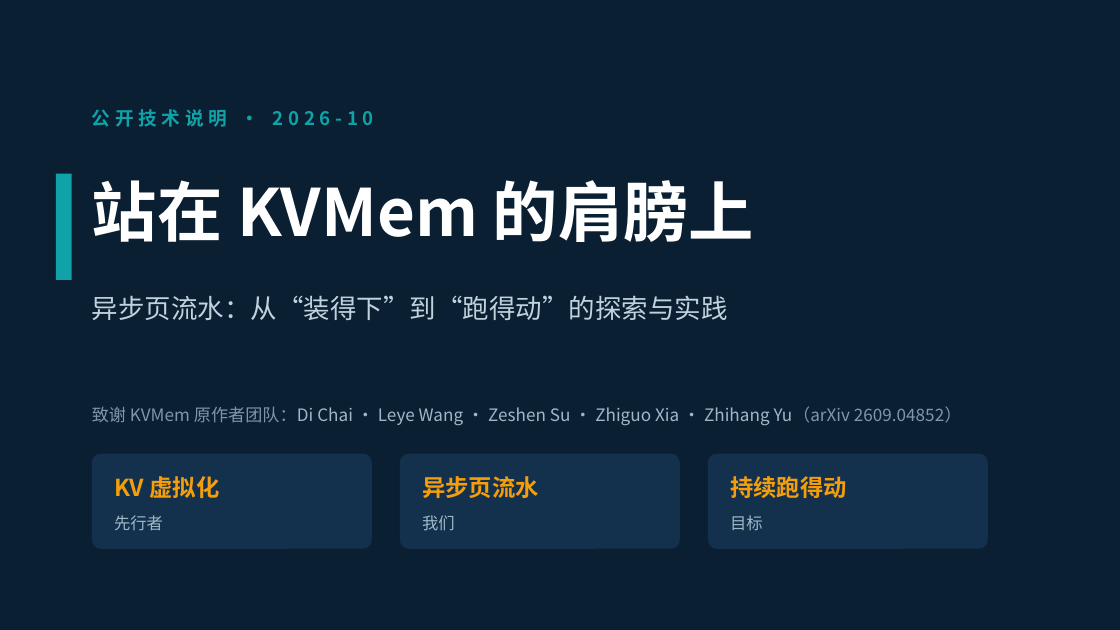
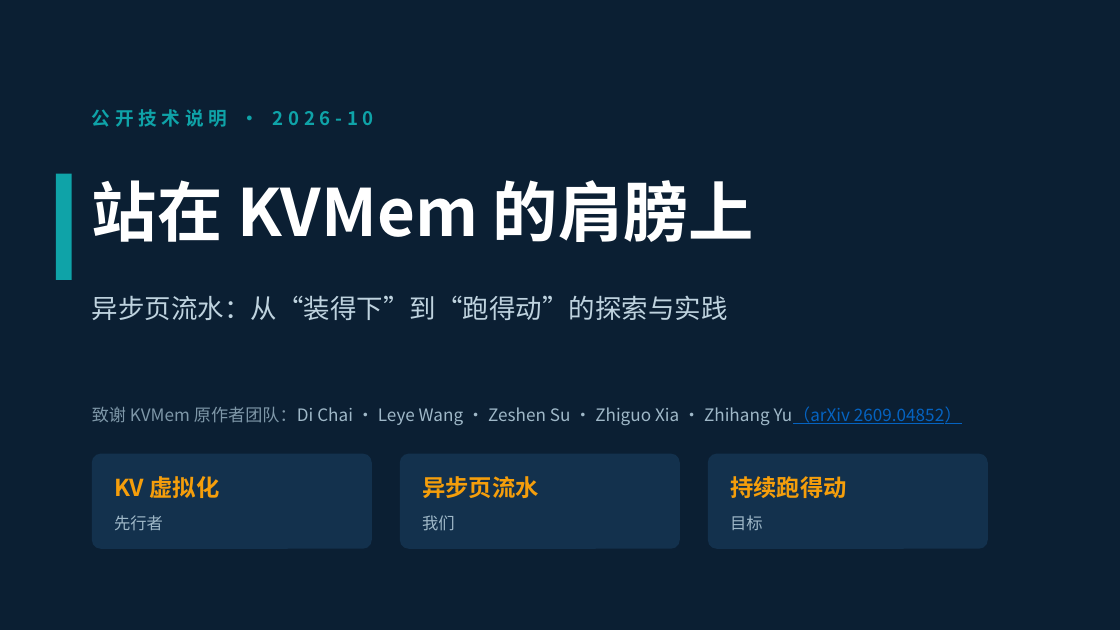
Before and after one commit to paicat1/Ninfer-KVMem-Async, a slide deck: slide 1 of docs/异步页流水-技术说明.pptx. Drawn at 1120x630 pixels with LibreOffice and Linux fonts; fonts in the diff are those of the drawing. Boxes give left, top, right and bottom in pixels: in the first picture for what was removed or moved away, otherwise in the second. Text is boxed around its words. In the diff, an @@ line names an element or a change of style, - is before the commit and + after.

```diff
--- a/docs/异步页流水-技术说明.pptx
+++ b/docs/异步页流水-技术说明.pptx
@@ text "致谢 KVMem 原作者团队：Di Chai · ..." at [92, 406, 962, 425]: text colour #7E97A8 to #0563C1, underline on in "Yu（arXiv 2609.04852）" @@
```
Also in this commit, not shown: 1 other slide changed, 4 other files.
